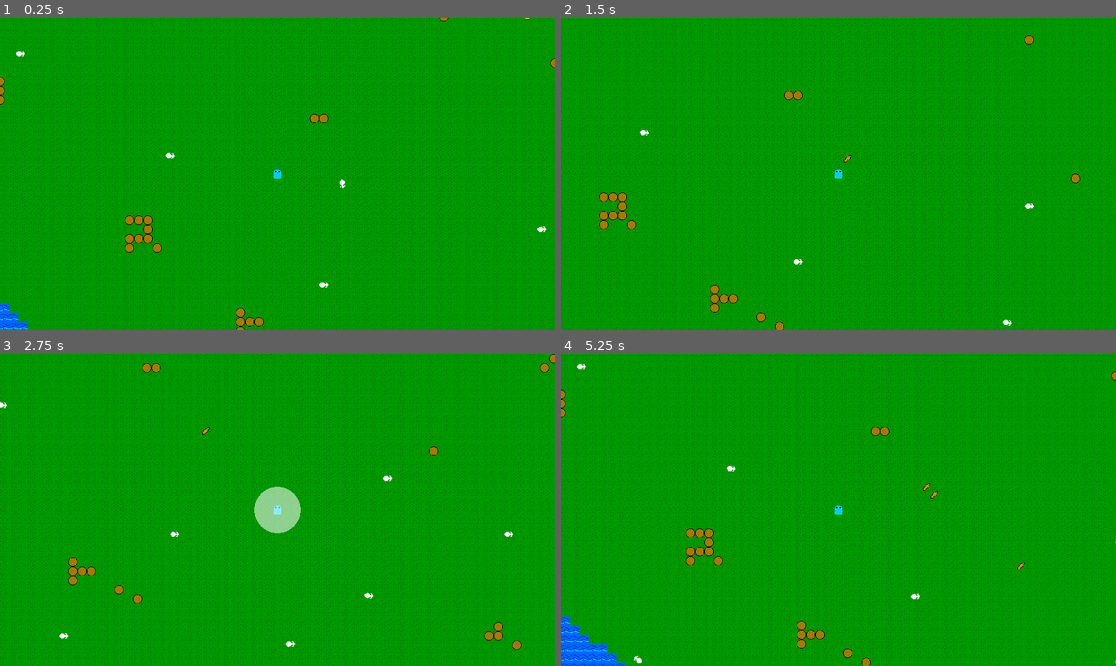
Above: before the commit, frames 1-4 (two rows, left to right).
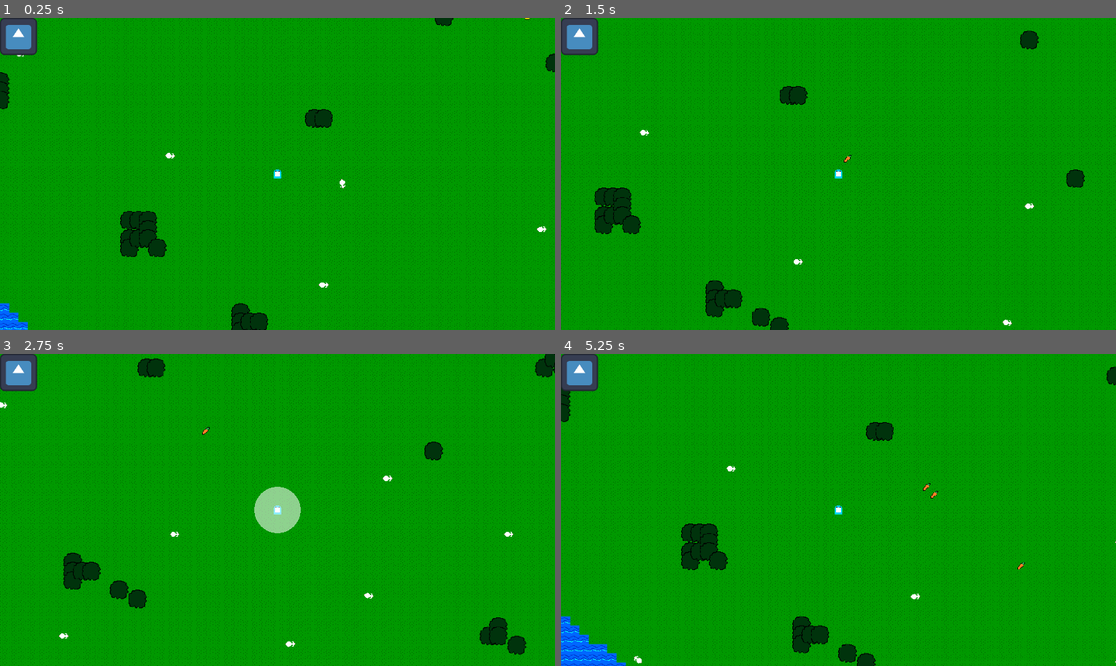
Above: after the commit, the same moments.

Repository: Kyhel/lost-in-pixels
Game: Godot game, scene res://scenes/game.tscn
The game is run twice, just before and just after one commit, with the same random seed, the same clock (stepped at 60 frames per second) and the same inputs. The engine's default icon, where the game draws it, is replaced by a stand-in: a white triangle on a blue panel in a dark square.
Inputs:
- Up to frame 1 (0.25 s): no input
- Up to frame 2 (1.5 s): hold Right (ui_right) 0.53-1.28 s; hold F (attack) 0.53-1.28 s; hold Down (ui_down) from 1.28 s (still down); tap Q (spawn_carrot) at 1.35 s
- Up to frame 3 (2.75 s): release Down (ui_down) at 2.03 s; hold Right (ui_right) from 2.03 s (still down); hold F (attack) from 2.03 s (still down)
- Up to frame 4 (5.25 s): release Right (ui_right) at 2.78 s; release F (attack) at 2.78 s; hold Up (ui_up) 2.78-3.53 s; tap Q (spawn_carrot) at 2.85, 4.35 s; hold F (attack) 3.53-4.28 s; hold Left (ui_left) 3.53-5.03 s; hold Down (ui_down) from 5.03 s (still down); hold F (attack) from 5.03 s (still down)

The runs differ from the first frame. In frame 1, 2.8% of the frame differs, in the area x 0-100%, y 0-100%; in frame 2, 3.2%, in the area x 0-95%, y 0-100%; in frame 3, 2.8%; in frame 4, 3.1%.

Commit message:
White square on top of player for later transparency

Diff:
--- a/project.godot
+++ b/project.godot
@@ -26,6 +26,7 @@
 
 window/size/viewport_width=1920
 window/size/viewport_height=1080
+window/size/resizable=false
 
 [input]
 
--- a/scenes/game.tscn
+++ b/scenes/game.tscn
@@ -8,6 +8,9 @@
 [ext_resource type="Texture2D" uid="uid://dtf5cww62bsgu" path="res://assets/Player.PNG" id="4_iywne"]
 [ext_resource type="Script" uid="uid://bdvwgquo0u5is" path="res://systems/system_manager.gd" id="4_p57ef"]
 [ext_resource type="Resource" uid="uid://btixqbnannlan" path="res://data/weapons/basic_sword.tres" id="6_0tnpc"]
+[ext_resource type="Script" uid="uid://cxhr115mkusyh" path="res://scenes/mask_root.gd" id="9_vtaks"]
+[ext_resource type="Texture2D" uid="uid://bm8xu4yr3kcrx" path="res://assets/PlayerMaskCircle.png" id="10_kvpfn"]
+[ext_resource type="Texture2D" uid="uid://0s6uy1xislae" path="res://icon.svg" id="11_kvpfn"]
 
 [sub_resource type="ShaderMaterial" id="ShaderMaterial_gee14"]
 shader = ExtResource("3_u5sy4")
@@ -20,6 +23,9 @@
 
 [sub_resource type="CircleShape2D" id="CircleShape2D_attack"]
 radius = 20.0
+
+[sub_resource type="ViewportTexture" id="ViewportTexture_0tnpc"]
+viewport_path = NodePath("AlphaMaskViewport")
 
 [node name="Game" type="Node2D" unique_id=839376987]
 script = ExtResource("1_uwrxv")
@@ -74,3 +80,25 @@
 
 [node name="SystemManager" type="Node" parent="Systems" unique_id=2134014044]
 script = ExtResource("4_p57ef")
+
+[node name="AlphaMaskViewport" type="SubViewport" parent="." unique_id=1206419223]
+transparent_bg = true
+size = Vector2i(1920, 1080)
+render_target_update_mode = 4
+
+[node name="MaskRoot" type="Node2D" parent="AlphaMaskViewport" unique_id=24532385 node_paths=PackedStringArray("player_node")]
+script = ExtResource("9_vtaks")
+player_node = NodePath("../../Entities/Player")
+
+[node name="Sprite2D" type="Sprite2D" parent="AlphaMaskViewport/MaskRoot" unique_id=1737492742]
+texture = ExtResource("10_kvpfn")
+
+[node name="CanvasLayer" type="CanvasLayer" parent="." unique_id=1780104474]
+
+[node name="ViewportDisplayDebug" type="Sprite2D" parent="CanvasLayer" unique_id=469597396]
+texture = SubResource("ViewportTexture_0tnpc")
+centered = false
+
+[node name="Sprite2D" type="Sprite2D" parent="CanvasLayer" unique_id=2064322839]
+texture = ExtResource("11_kvpfn")
+centered = false
--- /dev/null
+++ b/scenes/mask_root.gd
@@ -0,0 +1,7 @@
+extends Node2D
+
+@export var player_node: Node2D
+
+func _process(_delta: float) -> void:
+	if player_node != null:
+		position = player_node.get_viewport_transform() * player_node.global_position
--- a/world/nature/tree_1.tscn
+++ b/world/nature/tree_1.tscn
@@ -12,7 +12,6 @@
 texture = ExtResource("1_60lgh")
 
 [node name="Foliage" type="Sprite2D" parent="." unique_id=1153816047]
-visible = false
 z_index = 2
 texture = ExtResource("2_dfk1a")
 
Not shown, added: scenes/mask_root.gd.uid
